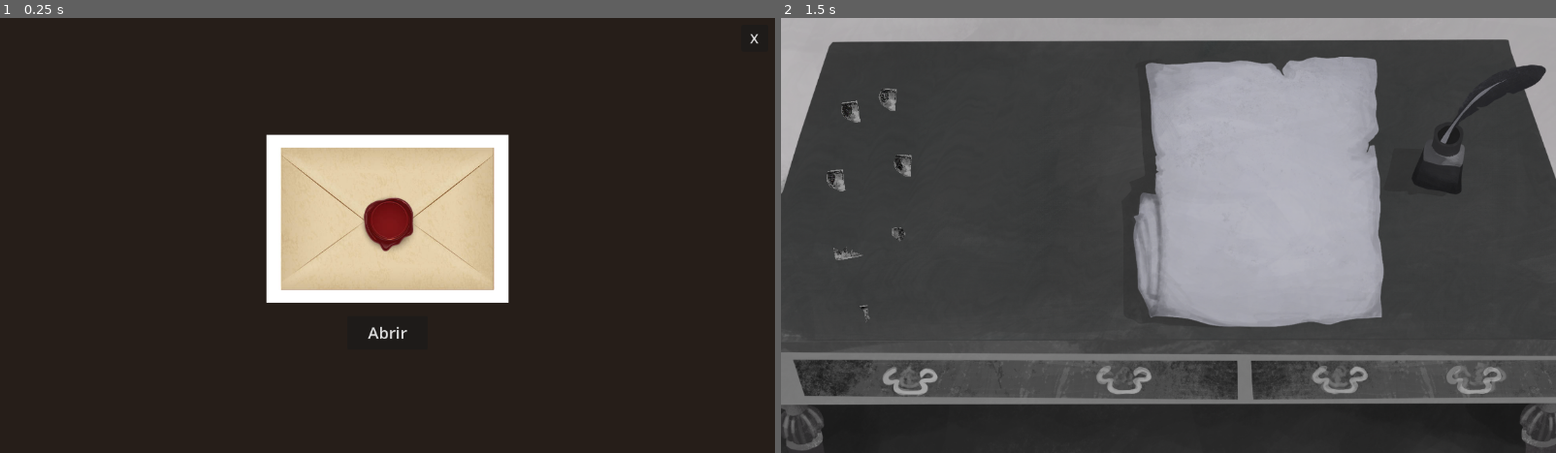
Above: before the commit, frames 1-2 (left to right).
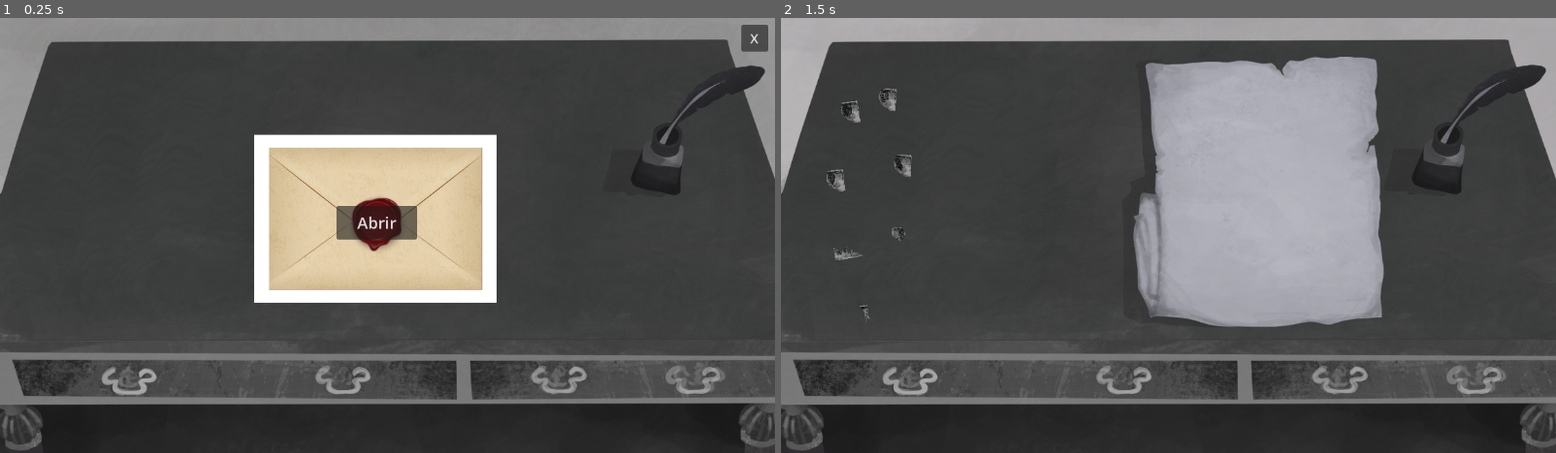
Above: after the commit, the same moments.

Repository: shiarauzo/Lima-game-jam-2026
Game: Godot game, scene res://scenes/main_menu.tscn
Two runs of this game, one before a commit and one after it. Both use one fixed random seed, a clock stepped at 60 frames per second and the inputs below.
Inputs (mouse positions are in pixels of both pictures, inside the frame that each line leads up to):
- Up to frame 1 (0.25 s): no input
- Up to frame 2 (1.5 s): click "Abrir" at 0.5 s; tap Enter at 1.25 s; move the mouse to (1339, 213) at 1.27 s; click (1339, 213) at 1.42 s

The runs differ from the first frame. In frame 1, 79% of the frame differs, in the area x 0-100%, y 0-100%; in frame 2, nothing differs.

Commit message:
change backgroun with image main menu

Diff:
--- a/scenes/main_menu.tscn
+++ b/scenes/main_menu.tscn
@@ -1,7 +1,8 @@
-[gd_scene load_steps=3 format=3 uid="uid://bmbbsu4qojttx"]
+[gd_scene load_steps=4 format=3 uid="uid://bmbbsu4qojttx"]
 
 [ext_resource type="Script" uid="uid://cxidw6qx08ikq" path="res://scenes/main_menu.gd" id="1_28flt"]
 [ext_resource type="Texture2D" uid="uid://cxvl8fqb8tlft" path="res://assets/envelope.jpg" id="2_envelope"]
+[ext_resource type="Texture2D" uid="uid://b70nuwexy1pir" path="res://assets/fondo_mainmenu.png" id="3_fondo"]
 
 [node name="MainMenu" type="Control"]
 layout_mode = 3
@@ -12,14 +13,16 @@
 grow_vertical = 2
 script = ExtResource("1_28flt")
 
-[node name="Background" type="ColorRect" parent="."]
+[node name="Background" type="TextureRect" parent="."]
 layout_mode = 1
 anchors_preset = 15
 anchor_right = 1.0
 anchor_bottom = 1.0
 grow_horizontal = 2
 grow_vertical = 2
-color = Color(0.15, 0.12, 0.1, 1)
+texture = ExtResource("3_fondo")
+expand_mode = 1
+stretch_mode = 5
 
 [node name="EnvelopeImage" type="TextureRect" parent="."]
 layout_mode = 1
@@ -30,7 +33,7 @@
 anchor_bottom = 0.5
 offset_left = -200.0
 offset_top = -150.0
-offset_right = 200.0
+offset_right = 165.0
 offset_bottom = 100.0
 grow_horizontal = 2
 grow_vertical = 2
@@ -45,10 +48,10 @@
 anchor_top = 0.5
 anchor_right = 0.5
 anchor_bottom = 0.5
-offset_left = -60.0
-offset_top = 120.0
-offset_right = 60.0
-offset_bottom = 170.0
+offset_left = -76.0
+offset_top = -44.0
+offset_right = 44.0
+offset_bottom = 6.0
 grow_horizontal = 2
 grow_vertical = 2
 theme_override_font_sizes/font_size = 24
